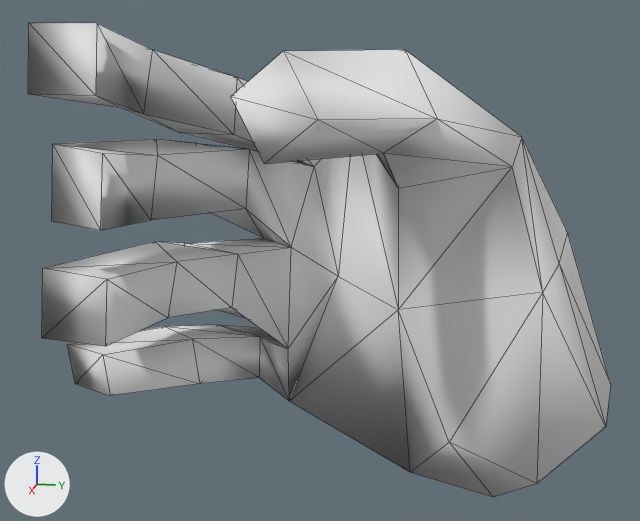
The OBJ model src/main/resources/Assets/ClarinetRightHand5.obj, before and after one commit.
Before and after are seen from a 50 mm lens placed at (6.46, 2.29, -12.17), pointed at (-0.91, 0.81, -14.02). Arrows for +X, +Y and +Z are at lower left; the lights stay in place. Mesh edges are drawn as thin lines. Where no turn or scale is listed for an object, it has been applied to the vertices.

Names of what the first picture shows: 'ClarinetRightHand5_RecorderHandLeft0.028'.
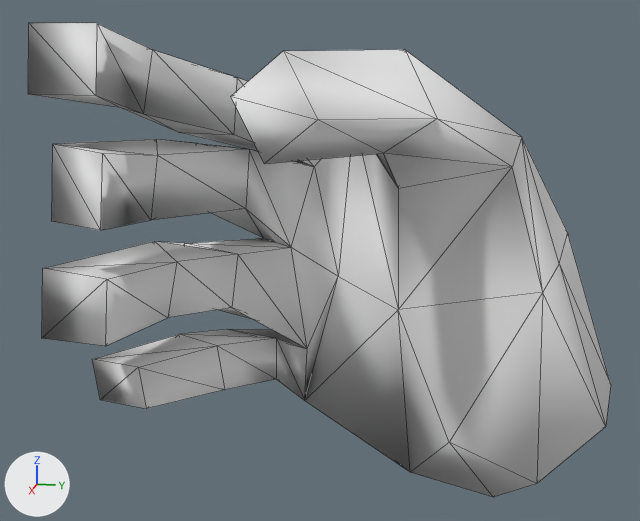
The edits, one by one:
me_clarinetrighthand5_recorderhandleft0_028 has 89 vertices, 175 faces and spans x -2.43..0.67, y -1.43..3.41, z -16.45..-12.04.
me_clarinetrighthand5_recorderhandleft0_028 is used by ob_clarinetrighthand5_recorderhandleft0_028; location (0.0, 0.0, 0.0).
me_clarinetrighthand5_recorderhandleft0_028 part 1: all 16 vertices in x -2.14..-0.26, y -1.43..0.4, z -15.68..-14.78 are multiplied about their middle by the matrix ((0.985, -0.174, 0.012), (0.174, 0.985, -0.003), (-0.011, 0.005, 1.0)), then moved by (0.09, 0.22, -0.02).

Boxes (x1, y1, x2, y2) around the edits, measured in the pictures (640 x 521 px; the box of a moved part takes in the faces that stretch with it):
part 1 of me_clarinetrighthand5_recorderhandleft0_028, moved or reshaped
    before: (68, 247, 410, 472)
    after: (92, 247, 410, 472)
